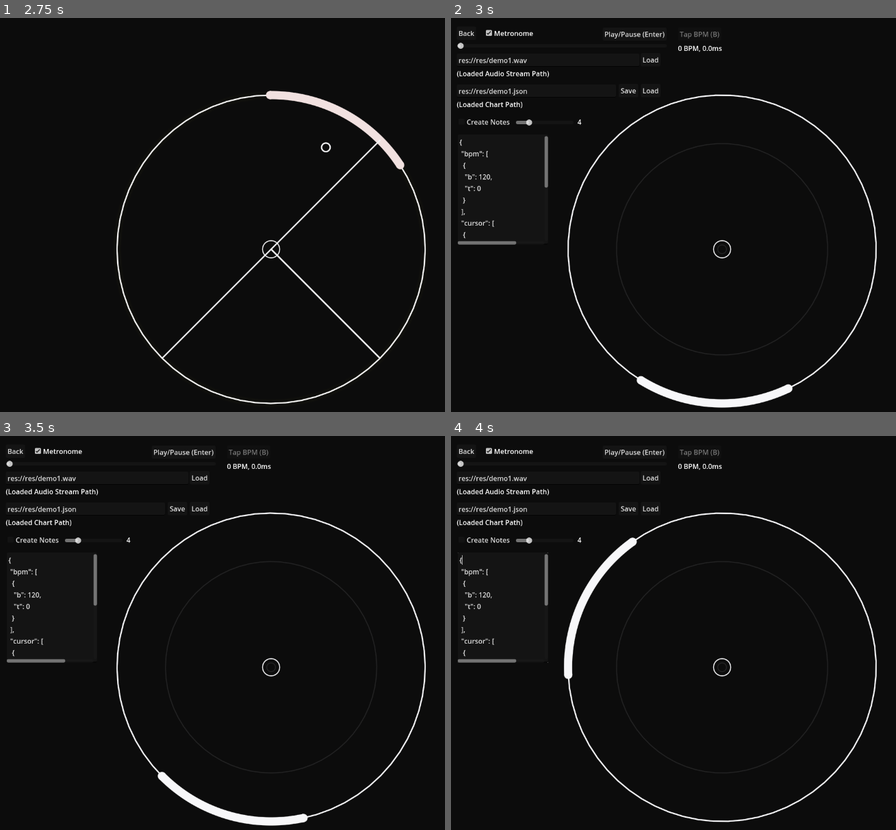
Above: before the commit, frames 1-4 (two rows, left to right).
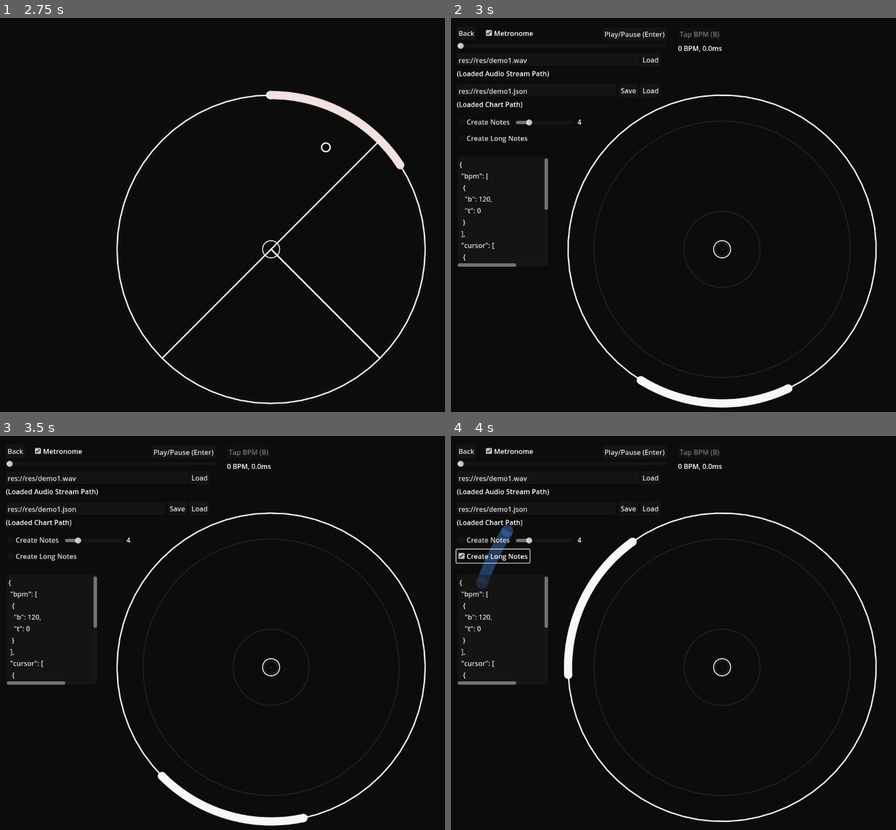
Above: after the commit, the same moments.

Repository: mougeee/marvelous-x
Game: Godot game, scene res://nodes/title_scene.tscn
Two runs of this game, one before a commit and one after it. Both use one fixed random seed, a clock stepped at 60 frames per second and the inputs below. Sound files missing from this copy of the repository are replaced by a short silence.
Inputs (mouse positions are in pixels of both pictures, inside the frame that each line leads up to):
- Up to frame 1 (2.75 s): tap Enter at 0.5 s; move the mouse to (391, 226) at 0.52 s; press the mouse at (391, 226) at 0.53 s; hold D (RightPress) 0.53-1.28 s; move the mouse to (160, 274) at 1.27 s; release the mouse at (160, 274) at 1.28 s; hold S (LeftPress) 1.28-2.03 s; tap A (CriticalPress) at 1.35 s; move the mouse to (324, 148) at 2.02 s; hold D (RightPress) from 2.03 s (still down); tap B (MapTapBPM) at 2.1 s
- Up to frame 2 (3 s): keep holding D (RightPress); move the mouse to (695, 341) at 2.77 s; click (695, 341) at 2.85 s
- Up to frame 3 (3.5 s): keep holding D (RightPress)
- Up to frame 4 (4 s): release D (RightPress) at 3.5 s; click (491, 554) at 3.5 s, where only the run after the commit has a clickable "Create Long Notes"

Frame 1 is identical in both runs. In frame 2, 0.8% of the frame differs, in the area x 1-62%, y 29-64%; in frame 3, 0.8%; in frame 4, 1.3%, in the area x 0-62%, y 22-64%.

Commit message:
implement create long note

Diff:
--- a/nodes/map_scene.tscn
+++ b/nodes/map_scene.tscn
@@ -137,9 +137,16 @@
 
 [node name="ChartRawEdit" type="TextEdit" parent="."]
 offset_left = 22.0
-offset_top = 272.0
+offset_top = 324.0
 offset_right = 233.0
-offset_bottom = 529.0
+offset_bottom = 581.0
+
+[node name="CreateLongNotes" type="CheckBox" parent="."]
+offset_left = 19.0
+offset_top = 265.0
+offset_right = 190.0
+offset_bottom = 296.0
+text = "Create Long Notes"
 
 [connection signal="finished" from="AudioStreamPlayer" to="." method="_on_audio_stream_player_finished"]
 [connection signal="pressed" from="Back" to="." method="_on_back_pressed"]
--- a/scripts/map_scene.gd
+++ b/scripts/map_scene.gd
@@ -19,7 +19,7 @@
 	"version": 1,
 	"notes": [],
 	"thumbnail": "res://res/thumbnail.svg",
-	"speed": 1.0,
+	"speed": 0.5,
 	"bpm": [{"t": 0.0, "b": 120.0}],
 	"cursor": [{"t": 0.0, "c": 1.0}]
 }
@@ -52,6 +52,40 @@
 	)
 	$Metronome.set_anchor_position(anchor_position)
 	bpm_processed_index.append(index)
+
+
+func draw_temporary_note(frame):
+	var mouse_delta = get_global_mouse_position() - $Centering.position
+	var mouse_theta = atan2(mouse_delta.y, mouse_delta.x)
+	var mouse_distance = mouse_delta.length()
+	var coverage = pow($CreateNoteCoverage.value / 21.0, 2) * TAU
+	var process = pow(mouse_distance / frame.radius, 0.25)
+
+	# process snap
+	for i in range($Centering/NoteFrame.beat_lines.size() - 1):
+		var p = $Centering/NoteFrame.beat_lines[i + 1]
+		var np = $Centering/NoteFrame.beat_lines[i]
+		if p <= process and process <= np:
+			process = p + round((process - p) / (np - p) * 4.0) / 4.0 * (np - p)
+			break
+
+	# draw note
+	var note = ApproachNote.instantiate()
+	note.manual = true
+	note.rotation = mouse_theta
+	note.process = process
+	note.coverage = coverage
+	note.temporary = true
+	note.frame_radius = frame.radius
+	note.note_width = frame.width
+	note.render()
+	note_nodes.append(note)
+	$Centering.add_child(note)
+
+	return note
+
+
+var creating_long_note = []
 
 
 # Called every frame. 'delta' is the elapsed time since the previous frame.
@@ -132,32 +166,7 @@
 
 	# create notes
 	if $CreateNotes.button_pressed:
-		var mouse_delta = get_global_mouse_position() - $Centering.position
-		var mouse_theta = atan2(mouse_delta.y, mouse_delta.x)
-		var mouse_distance = mouse_delta.length()
-		var coverage = pow($CreateNoteCoverage.value / 21.0, 2) * TAU
-		var process = pow(mouse_distance / frame.radius, 0.25)
-
-		# process snap
-		for i in range($Centering/NoteFrame.beat_lines.size() - 1):
-			var p = $Centering/NoteFrame.beat_lines[i + 1]
-			var np = $Centering/NoteFrame.beat_lines[i]
-			if p <= process and process <= np:
-				process = p + round((process - p) / (np - p) * 4.0) / 4.0 * (np - p)
-				break
-
-		# draw note
-		var note = ApproachNote.instantiate()
-		note.manual = true
-		note.rotation = mouse_theta
-		note.process = process
-		note.coverage = coverage
-		note.temporary = true
-		note.frame_radius = frame.radius
-		note.note_width = frame.width
-		note.render()
-		note_nodes.append(note)
-		$Centering.add_child(note)
+		var note = draw_temporary_note(frame)
 
 		# insert note in correct position
 		if (
@@ -172,7 +181,7 @@
 			if Input.is_action_just_pressed("CriticalPress"):
 				note.key = Keys.CRITICAL
 
-			var t = time + 1.0 - note.process / chart['speed'] - offset
+			var t = time + 2.0 - note.process / chart['speed'] - offset
 			var json = note.to_json(t)
 
 			# insert in right position
@@ -187,6 +196,36 @@
 				else:
 					right = mid_index
 			notes.insert(left, json)
+
+	# create long notes
+	if $CreateLongNotes.button_pressed:
+		var note = draw_temporary_note(frame)
+		var t = time + 2.0 - note.process / chart['speed'] - offset
+
+		if Input.is_action_just_pressed("LeftPress") or Input.is_action_just_pressed("RightPress"):
+			creating_long_note.append({'t': t, 'r': note.rotation, 'c': note.coverage})
+
+		if Input.is_action_just_released("LeftPress") or Input.is_action_just_released("RightPress"):
+			creating_long_note.append({'t': t, 'r': note.rotation, 'c': note.coverage})
+
+			# preprocess creating_long_note
+			var start_time = creating_long_note[0]['t']
+			for i in range(creating_long_note.size()):
+				creating_long_note[i]['t'] -= start_time
+
+			# insert long note to the position
+			notes.append({
+				'y': note_type_info[NoteTypes.LONG]['code'],
+				't': start_time,
+				'k': Keys.LEFT,
+				'p': JSON.parse_string(JSON.stringify(creating_long_note))
+			})
+
+			print(creating_long_note)
+			print(notes)
+
+			#
+			creating_long_note.clear()
 
 	# metronome bpm
 	if chart:
